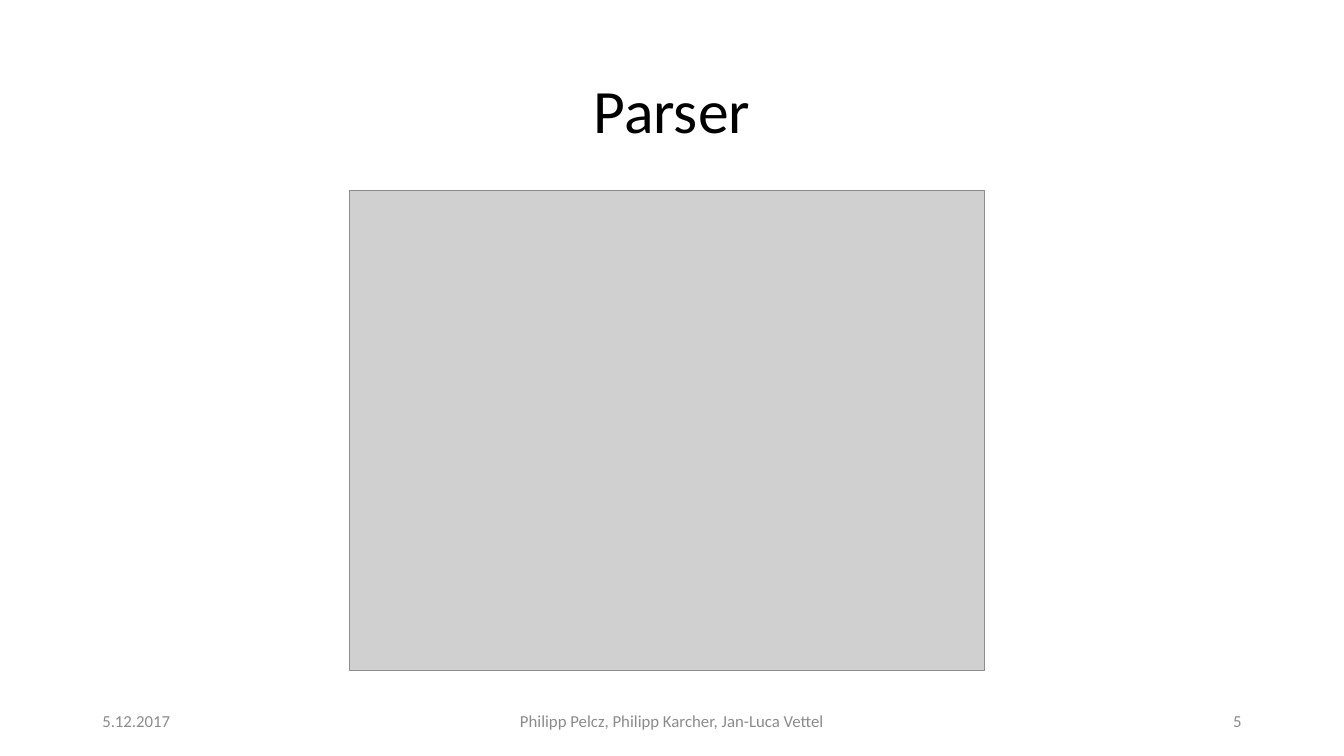
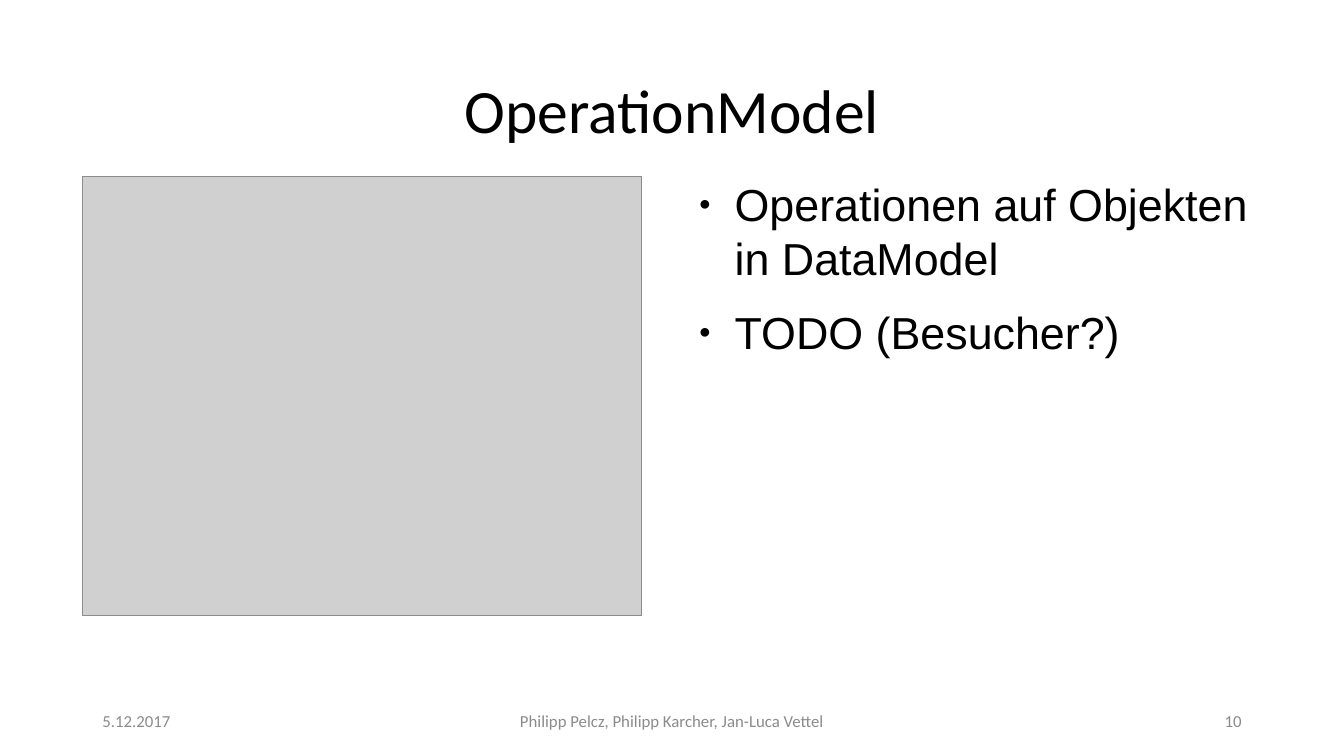
Before and after one commit to Pelcz97/Medox, a slide deck: slide 10 of Entwurf/1.Gruppentreffen.pptx (slide 5 before the commit). Drawn at 1344x756 pixels with LibreOffice and Linux fonts; fonts in the diff are those of the drawing; grey boxes stand for pictures. Boxes give left, top, right and bottom in pixels: in the first picture for what was removed or moved away, otherwise in the second. Text is boxed around its words. In the diff, an @@ line names an element or a change of style, - is before the commit and + after.

```diff
--- a/Entwurf/1.Gruppentreffen.pptx
+++ b/Entwurf/1.Gruppentreffen.pptx
@@ text at [465, 90, 879, 143]: text changed @@
-Parser
+OperationModel
@@ picture added at [83, 176, 641, 615] @@
@@ picture removed at [349, 191, 984, 671] @@
@@ text added at [735, 188, 1247, 357], 32 pt, text #000000 @@
+● Operationen auf Objekten in DataModel
+● TODO (Besucher?)
@@ page number at [1225, 716, 1242, 727]: text changed @@
-5
+10
```
Also in this commit, not shown: 2 other slides changed, 6 slides added, 1 other file.
